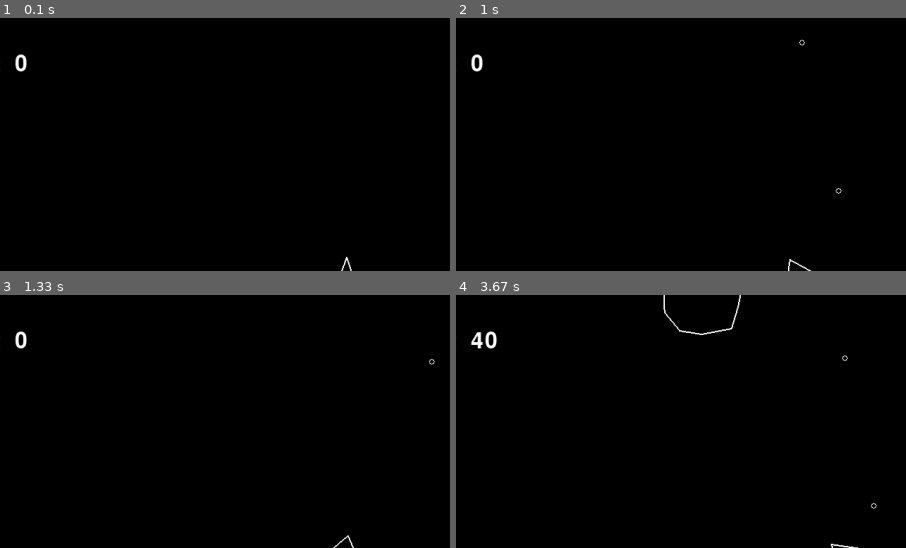
Above: before the commit, frames 1-4 (two rows, left to right).
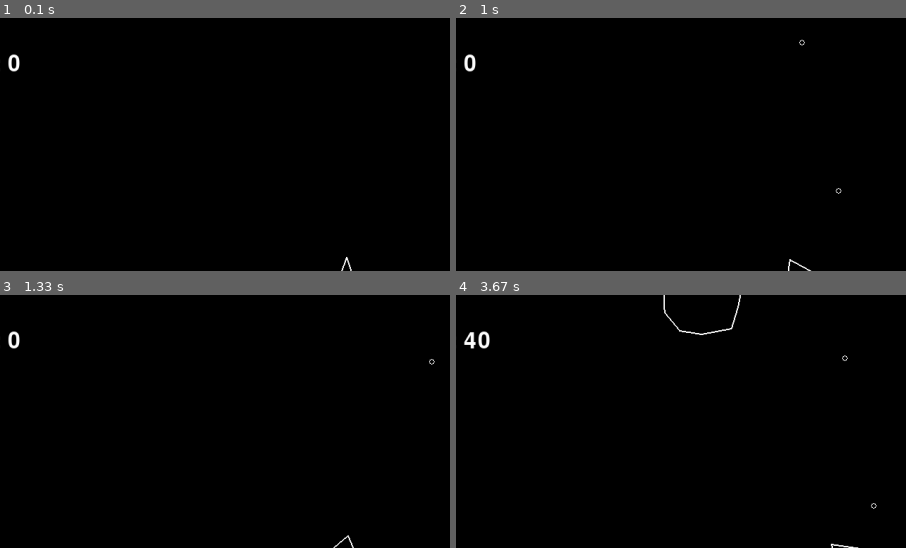
Above: after the commit, the same moments.

Repository: Atomk/asteroids-pygame
Game: pygame game, started from main.py
Two runs of this game, one before a commit and one after it. Both use one fixed random seed, a clock stepped at 60 frames per second and the inputs below.
Inputs:
- Up to frame 1 (0.1 s): no input
- Up to frame 2 (1 s): tap Space at 0.33, 0.73 s; hold Right from 0.67 s (still down)
- Up to frame 3 (1.33 s): tap Space at 1.03, 1.23 s; release Right at 1.13 s; hold Up from 1.17 s (still down)
- Up to frame 4 (3.67 s): release Up at 1.47 s; hold Right 1.5-1.97 s; tap Space at 1.57, 1.87, 2.07, 2.37, 2.63, 2.93, 3.07, 3.47 s; hold Left 2-2.53 s; hold Left 2.57-2.97 s; hold Up 3-3.37 s; hold Right from 3.4 s (still down)
The pictures show only the part of the screen within x 12-62%, y 0-50%; the shares and areas given below are measured in that part.

The runs differ from the first frame. In frame 1, 0.2% of the frame differs, in the area x 1-6%, y 14-22%; in frame 2, 0.2%; in frame 3, 0.2%; in frame 4, 0.3%, in the area x 1-10%, y 14-22%.

Commit message:
refactor: use LabeledValue to display numbers

Diff:
--- a/main.py
+++ b/main.py
@@ -5,7 +5,7 @@
 from asteroid import Asteroid
 from asteroidfield import AsteroidField
 from shot import Shot
-from text import Text
+from text import Text, LabeledValue
 
 def main():
     numpass, numfail = pygame.init()
@@ -39,13 +39,9 @@
     asteroids_generator = AsteroidField()
     score = 0
 
-    text_score_label = Text("Score: ")
-    text_score_label.rect.left = 50
-    text_score_label.rect.top = 50
-
-    text_score_val = Text(str(score))
-    text_score_val.rect.left = text_score_label.rect.right + 10
-    text_score_val.rect.top = text_score_label.rect.top
+    text_score = LabeledValue("Score: ", "0")
+    text_score.rect.left = 50
+    text_score.rect.top = 50
 
     pause_overlay = pygame.Surface((SCREEN_WIDTH, SCREEN_HEIGHT))
     pause_overlay.set_alpha(128)
@@ -77,15 +73,14 @@
                     if shot.is_colliding(asteroid):
                         #print(f"Destroyed asteroid, radius: {asteroid.radius}, points: {asteroid.get_points()}")
                         score += asteroid.get_points()
-                        text_score_val.update_string(str(score))
+                        text_score.update_suffix(str(score))
                         shot.kill()
                         asteroid.split()
 
         for entity in drawable:
             entity.draw(screen)
 
-        text_score_label.draw(screen)
-        text_score_val.draw(screen)
+        text_score.draw(screen)
 
         if game_paused:
             screen.blit(pause_overlay, (0, 0))
--- a/text.py
+++ b/text.py
@@ -6,6 +6,7 @@
 default_font = pygame.font.get_default_font()
 font = pygame.font.Font(default_font, 32)
 #font = pygame.font.SysFont("Arial", 32)
+
 
 class Text:
     def __init__(self, string: str, color="white"):
@@ -18,3 +19,17 @@
 
     def draw(self, screen: pygame.Surface):
         screen.blit(self.texture, self.rect)
+
+
+class LabeledValue(Text):
+    def __init__(self, string: str, default_suffix: str, color="white"):
+        super().__init__(string, color)
+        self.prefix = string
+        self.update_suffix(default_suffix)
+
+    def update_string(self, string: str):
+        self.prefix = string
+        super().update_string(string)
+
+    def update_suffix(self, suffix: str):
+        self.texture = font.render(self.prefix + suffix, True, self.color)
